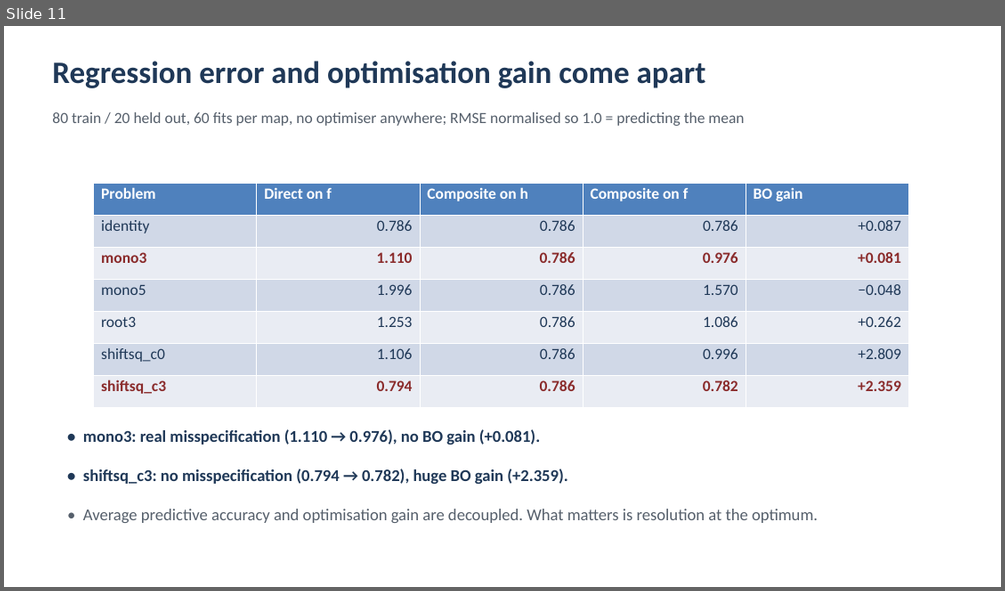
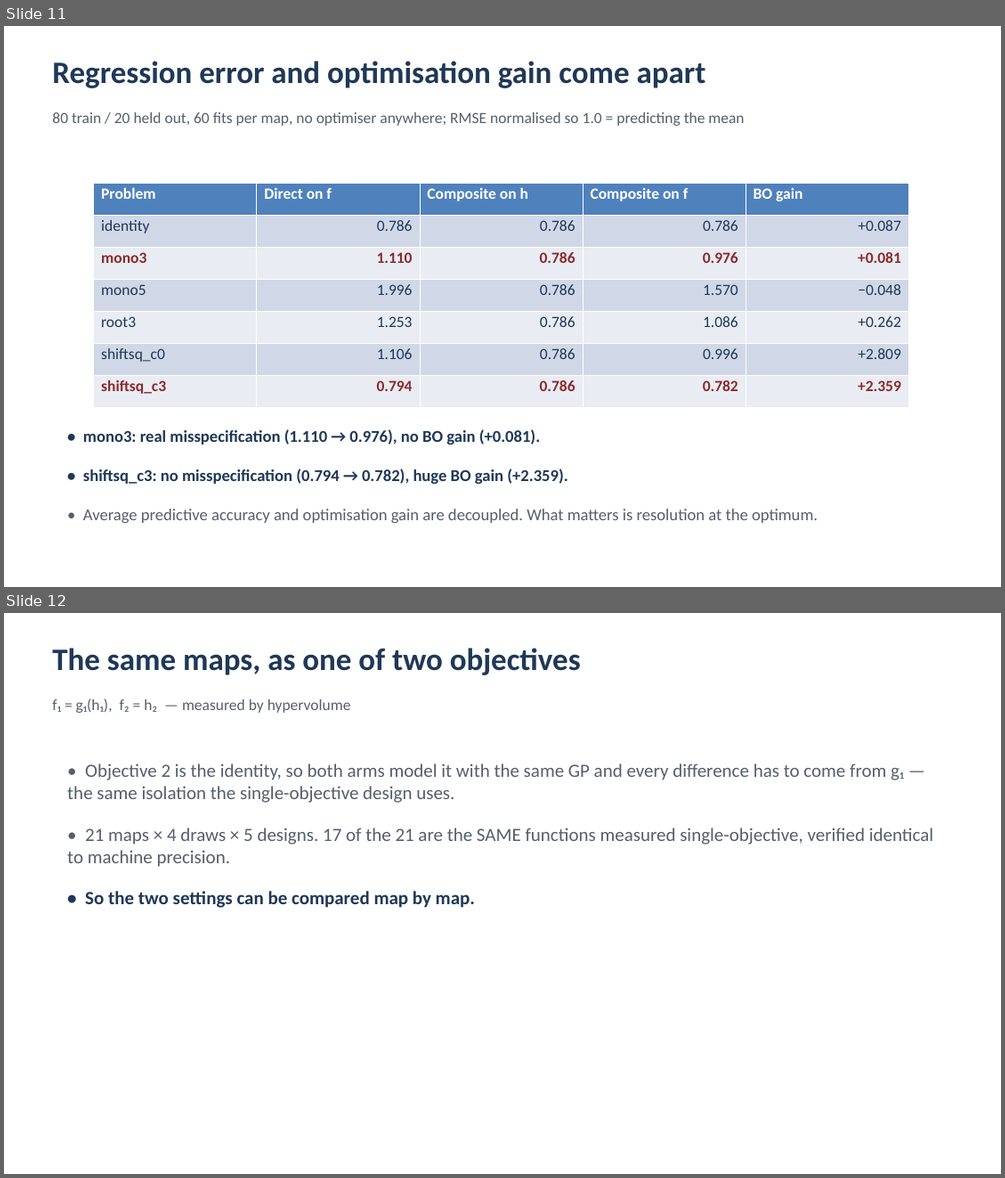
Before and after one commit to MuhammadAli-CS/three-arm-composite, a slide deck: slides/composite_matern.pptx. Shown one above the other, each under a label of ours: slide 11 before the commit, slides 11 and 12 after it. The pictures are 1005x591 and 1005x1178 pixels, drawn with LibreOffice and Linux fonts; fonts in the diff are those of the drawing. Boxes give left, top, right and bottom in pixels: in the first picture for what was removed or moved away, otherwise in the second. Text is boxed around its words. In the diff, an @@ line names an element or a change of style, - is before the commit and + after.

```diff
--- a/slides/composite_matern.pptx
+++ b/slides/composite_matern.pptx
@@ slide 12 added at (4, 613, 1001, 1174), background #FFFFFF @@
@@ text added at (52, 648, 581, 675), 30 pt, text #1F3857, bold @@
+The same maps, as one of two objectives
@@ text added at (52, 698, 351, 713), 15 pt, text #555F6B @@
+f₁ = g₁(h₁), f₂ = h₂ — measured by hypervolume
@@ text added at (67, 763, 904, 803), 18 pt, text #555F6B @@
+• Objective 2 is the identity, so both arms model it with the same GP and every difference has to come from g₁ — the same isolation the single-objective design uses.
@@ text added at (67, 827, 933, 867), 18 pt, text #555F6B @@
+• 21 maps × 4 draws × 5 designs. 17 of the 21 are the SAME functions measured single-objective, verified identical to machine precision.
@@ text added at (85, 891, 475, 908), 18 pt, text #1F3857, bold @@
+• So the two settings can be compared map by map.
```
Also in this commit, not shown: 2 slides changed, 3 other slides added, 8 other files.
